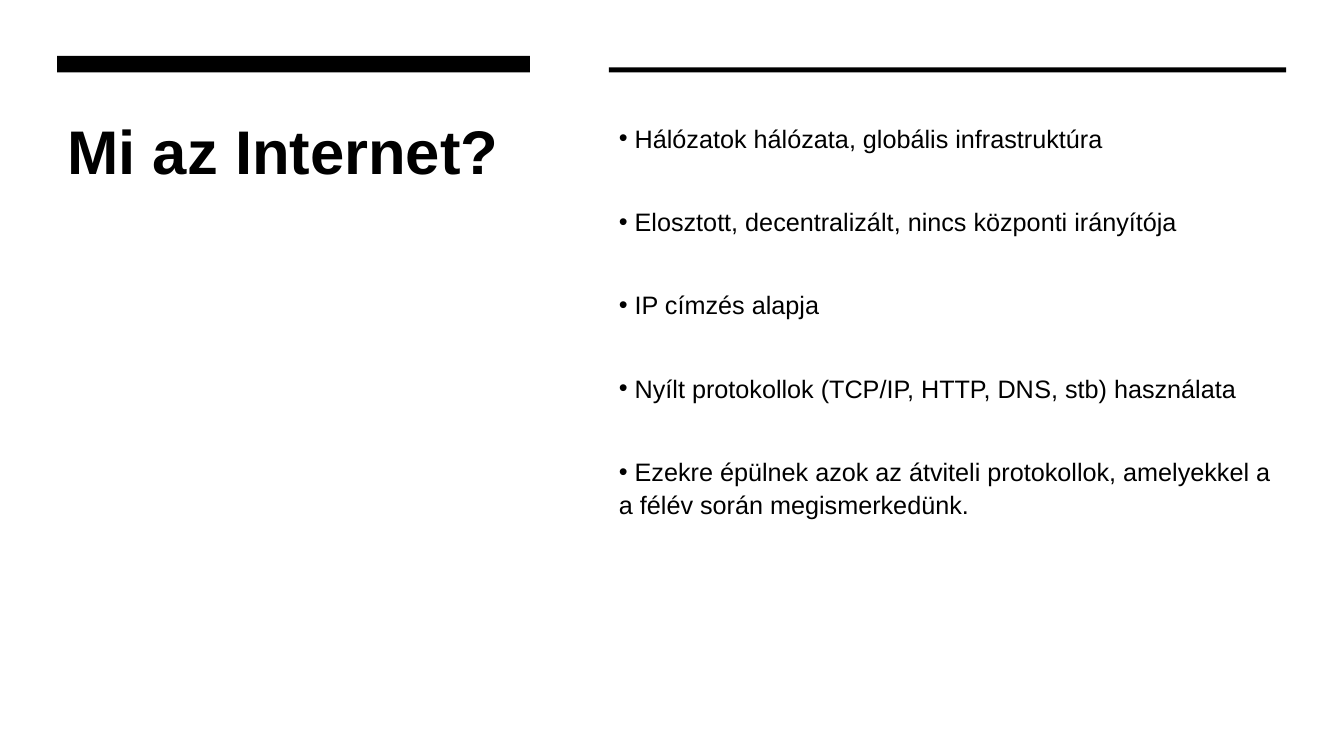
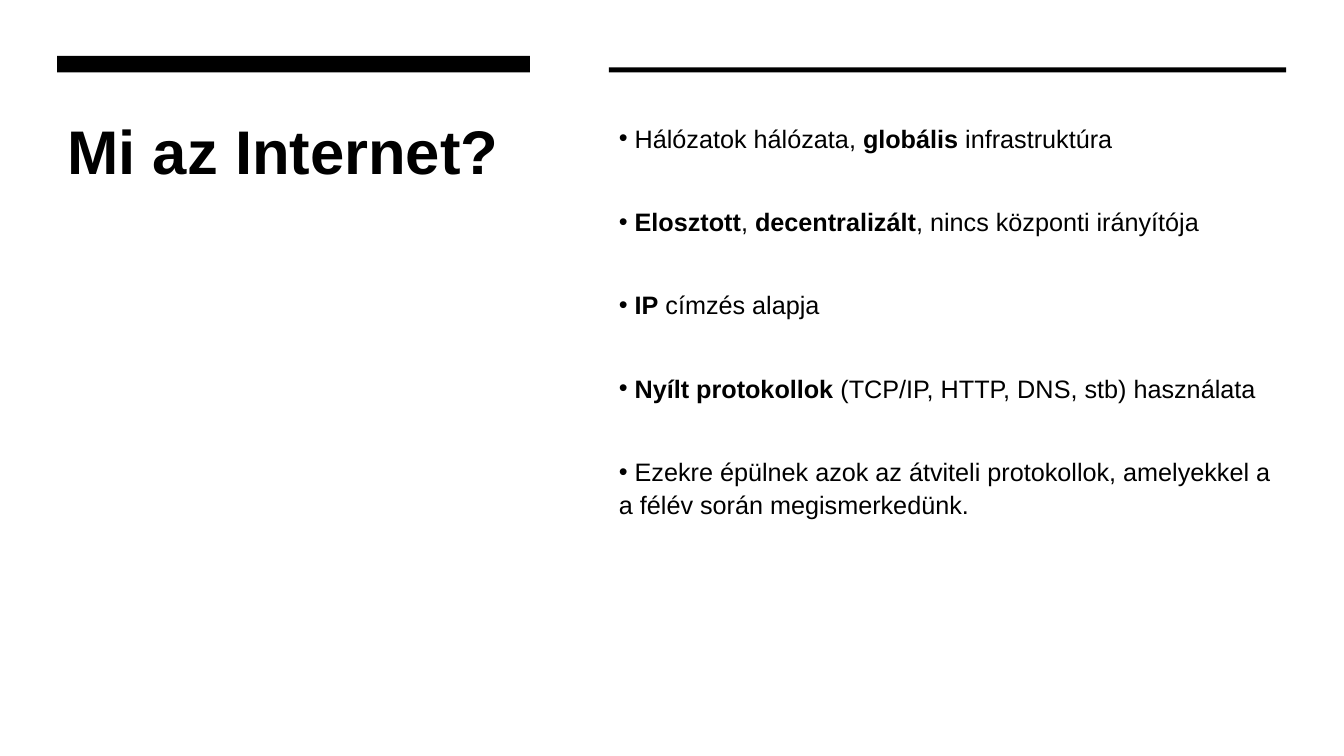
Before and after one commit to zbalogh/oe-internetes-alkalmazasok, a slide deck: slide 5 of 01/01_eloadas_internet_alapjai_tcp_ip.pptx. Drawn at 1344x756 pixels with LibreOffice and Linux fonts; fonts in the diff are those of the drawing. Boxes give left, top, right and bottom in pixels: in the first picture for what was removed or moved away, otherwise in the second. Text is boxed around its words. In the diff, an @@ line names an element or a change of style, - is before the commit and + after.

```diff
--- a/01/01_eloadas_internet_alapjai_tcp_ip.pptx
+++ b/01/01_eloadas_internet_alapjai_tcp_ip.pptx
@@ text at [635, 129, 1256, 403]: bold on in "globális", "Elosztott, decentralizált,", "IP", "Nyílt protokollok" @@
```
Also in this commit, not shown: 7 other slides changed, 3 other files.
